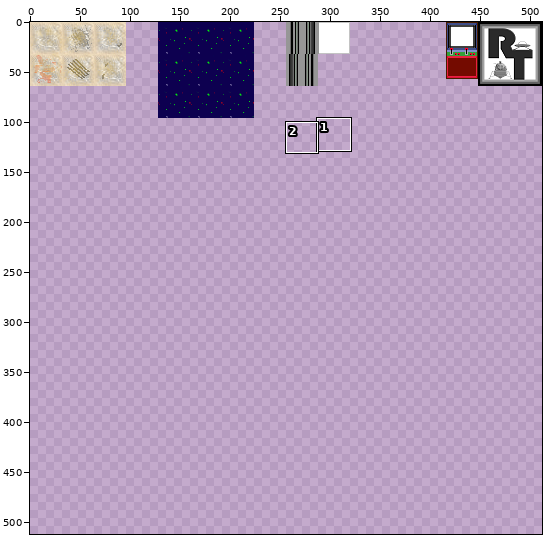
Sprite sheet -- RT_tileset.png. The picture above shows the old version from afar; the outline marks the close-up.
Close-up. Before the edit:
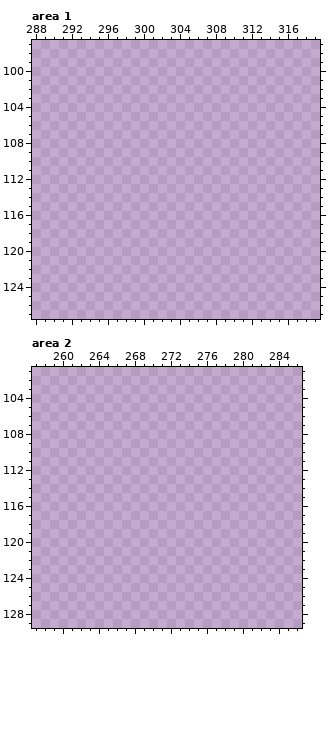
The file is 512x512 pixels. Shown: area 1: x 288..319, y 97..127; area 2: x 257..286, y 101..129. The commit also changed other parts of the picture, which this record leaves out.
Palette (. is transparent): 
After the commit:
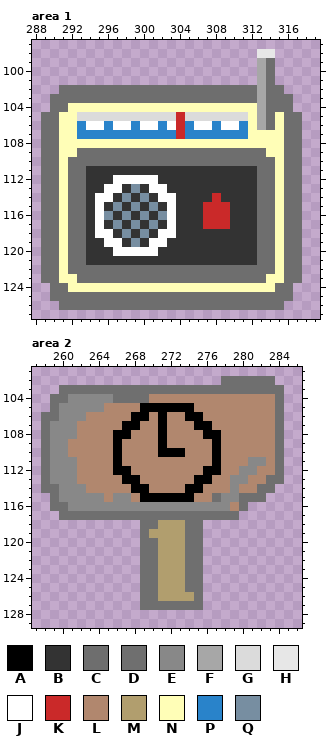
Colours new in this view: A #000000  B #333333  C #6e6e6e  D #6f6f6f  E #888888  F #a7a7a7  G #dbdbdb  H #e7e7e7  J #ffffff  K #ca2929  L #b1876e  M #b19e6e  N #fffeb7  P #2983ca  Q #778ea1
Change:
Changed rows in their new state; - is an unchanged pixel.
Area 1:
first column x 289:
 98 ------------------------HH---
 99 ------------------------FC---
100 ------------------------FC---
101 ------------------------FC---
102 --CCCCCCCCCCCCCCCCCCCCCCFCC--
103 -CCCCCCCCCCCCCCCCCCCCCCCFCCC-
104 -CCNNNNNNNNNNNNNNNNNNNNNFCCC-
105 CCNNGGGGGGGGGGGKGGGGGGGNFCNCC
106 CCNNPJJPJJPJJPJKPJJPJJPNFCNCC
107 CCNNPPPPPPPPPPPKPPPPPPPNNNNCC
108 CCNNNNNNNNNNNNNNNNNNNNNNNNNCC
109 CCNNCCCCCCCCCCCCCCCCCCCCCNNCC
110 CCNCCCCCCCCCCCCCCCCCCCCCCCNCC
111 CCNCCBBBBBBBBBBBBBBBBBBBCCNCC
112 CCNCCBBBJJJJJBBBBBBBBBBBCCNCC
113 CCNCCBBJJBQBJJBBBBBBBBBBCCNCC
114 CCNCCBJJBQBQBJJBBBBKBBBBCCNCC
115 CCNCCBJBQBQBQBJBBBKKKBBBCCNCC
116 CCNCCBJQBQBQBQJBBBKKKBBBCCNCC
117 CCNCCBJBQBQBQBJBBBKKKBBBCCNCC
118 CCNCCBJJBQBQBJJBBBBBBBBBCCNCC
119 CCNCCBBJJBQBJJBBBBBBBBBBCCNCC
120 CCNCCBBBJJJJJBBBBBBBBBBBCCNCC
121 CCNCCBBBBBBBBBBBBBBBBBBBCCNCC
122 CCNCCCCCCCCCCCCCCCCCCCCCCCNCC
123 CCNNCCCCCCCCCCCCCCCCCCCCCNNCC
124 -CCNNNNNNNNNNNNNNNNNNNNNNNCC-
125 -CCCCCCCCCCCCCCCCCCCCCCCCCCC-
126 --CCCCCCCCCCCCCCCCCCCCCCCCC--
Area 2:
first column x 258:
102 --------------------DDDDDD-
103 --DDDDDDDDDDDDDDDDDDDDDDDDD
104 -DDEEEEEDDDDLLLLLLLLLLLLLLD
105 -DEEEEELLLLAAAAAALLLLLLLLLD
106 DDEEELLLLLAALALLAALLLLLLLLD
107 DEEELLLLLAALLALLLAALLLLLLLD
108 DEEELLLLAALLLALLLLAALLLLLLD
109 DEELLLLLALLLLALLLLLALLLLLLD
110 DEELLLLLALLLLAAALLLALLLLLLD
111 DEEELLLLALLLLLLLLLLALLLEELD
112 DEEELLLLAALLLLLLLLAALLEELLD
113 DEEELLLLLAALLLLLLAALLEELLDD
114 DDEEELLLLLAALLLLAALLLELLDD-
115 -DEEEEELEELAAAAAALLDEEDDD--
116 -DDEEEEEEEEEEEEEEEEEELD----
117 --DDDDDDDDDDDDDDDDDDDD-----
118 -----------DDMMMDD---------
119 -----------DMMMMDD---------
120 -----------DDMMMDD---------
121 -----------DDMMMDD---------
122 -----------DDMMMDD---------
123 -----------DDMMMDD---------
124 -----------DDMMMDD---------
125 -----------DDMMMDD---------
126 -----------DDMMMMD---------
127 -----------DDDDDDD---------
Changed places in both close-ups, as pixel boxes (x1, y1, x2, y2):
added: (41, 49, 302, 310)
added: (41, 376, 284, 610)
